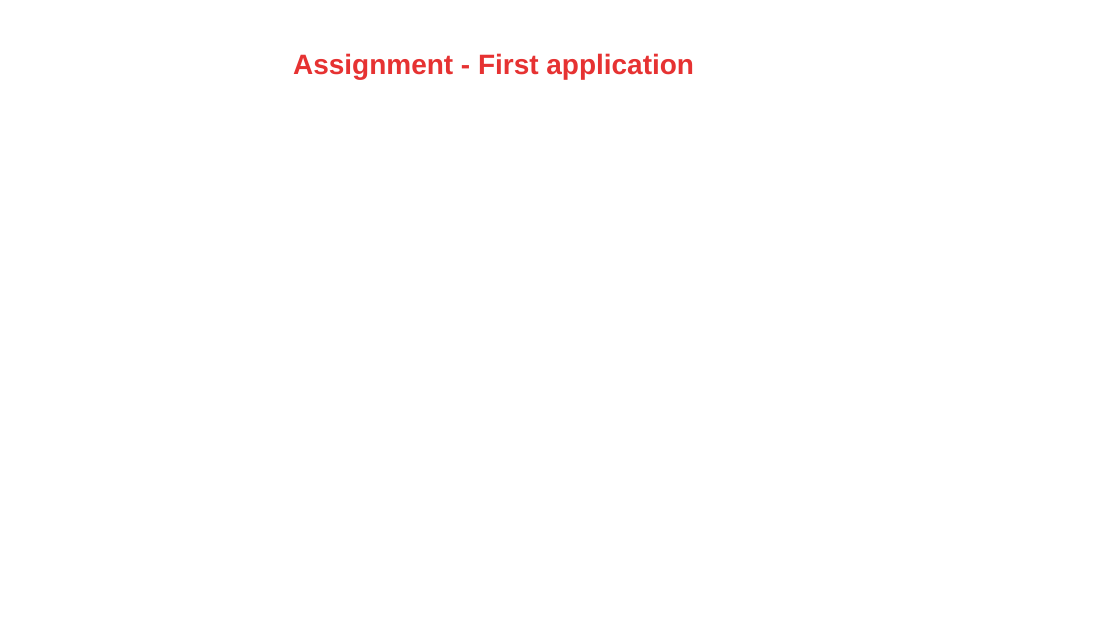
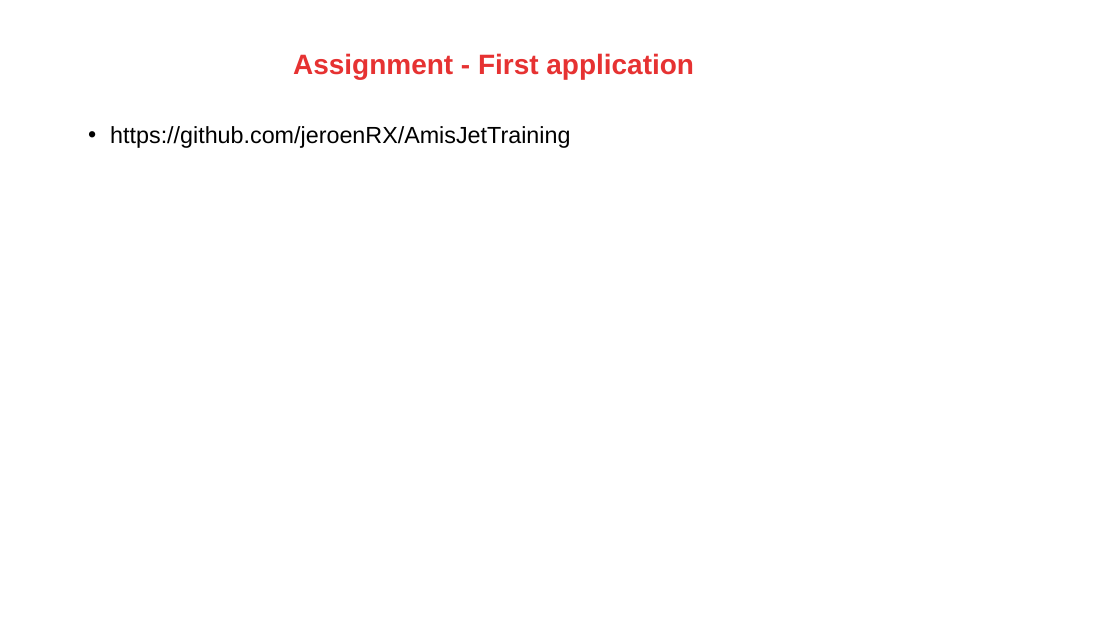
Before and after one commit to jeroenRX/AmisJetTraining, a slide deck: slide 16 of OracleJET_TalentLaunch.pptx. Drawn at 1120x630 pixels with LibreOffice and Linux fonts; fonts in the diff are those of the drawing; background and template pictures are left out. Boxes give left, top, right and bottom in pixels: in the first picture for what was removed or moved away, otherwise in the second. Text is boxed around its words. In the diff, an @@ line names an element or a change of style, - is before the commit and + after.

Commit message:
Changes during first training

```diff
--- a/OracleJET_TalentLaunch.pptx
+++ b/OracleJET_TalentLaunch.pptx
@@ text added at (110,126,570,148), 15 pt, text #000000 @@
+• https://github.com/jeroenRX/AmisJetTraining
```
